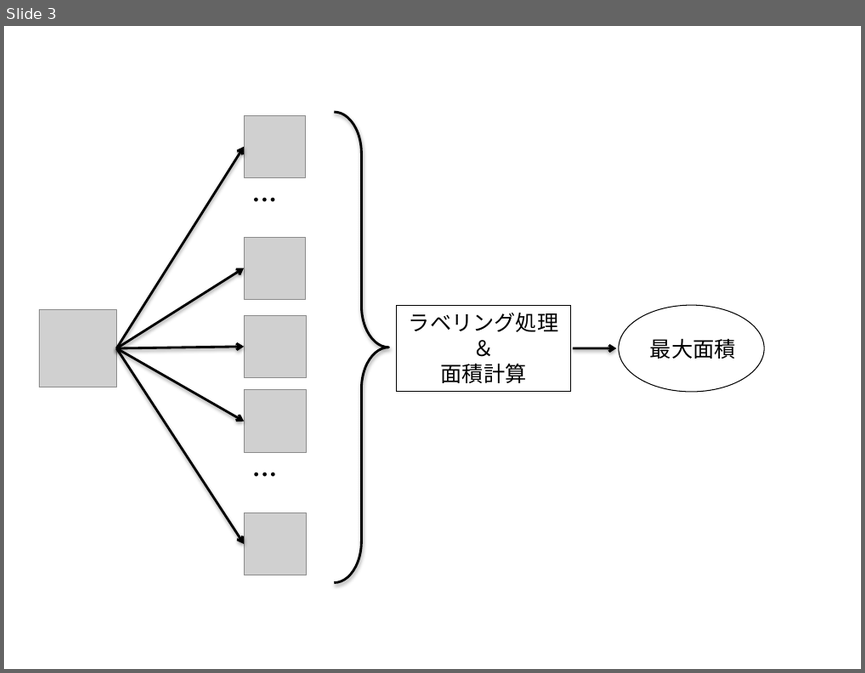
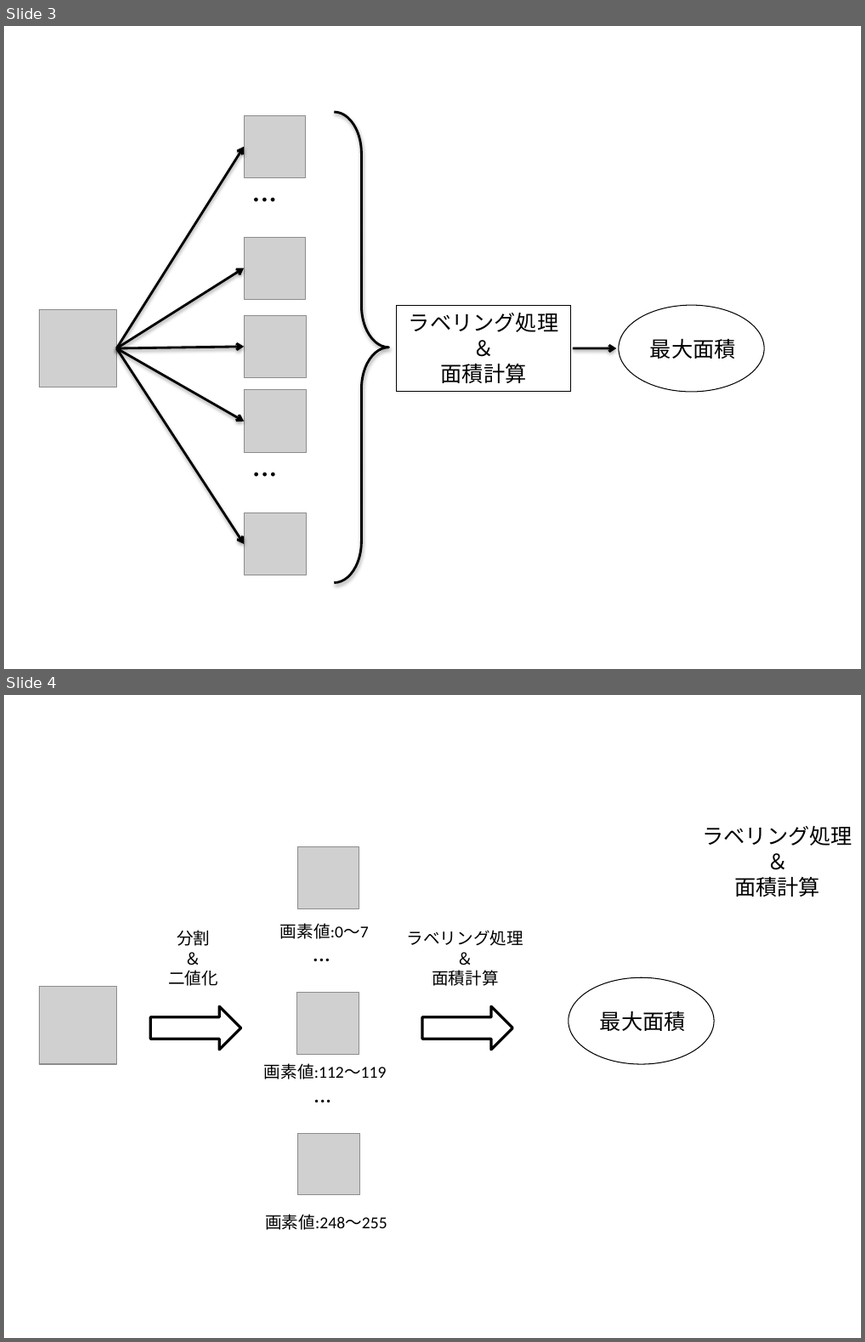
Before and after one commit to sakuna63/TestForCodingWithCostFunction, a slide deck: documents/AccademicMeating/draft/ 図形.pptx. Shown one above the other, each under a label of ours: slide 3 before the commit, slides 3 and 4 after it. The pictures are 865x673 and 865x1342 pixels, drawn with LibreOffice and Linux fonts; fonts in the diff are those of the drawing; grey boxes stand for pictures. Boxes give left, top, right and bottom in pixels: in the first picture for what was removed or moved away, otherwise in the second. Text is boxed around its words. In the diff, an @@ line names an element or a change of style, - is before the commit and + after.

```diff
--- a/documents/AccademicMeating/draft/ 図形.pptx
+++ b/documents/AccademicMeating/draft/ 図形.pptx
@@ slide 4 added at (x1=4, y1=695, x2=861, y2=1338), background #FFFFFF @@
@@ text added at (x1=702, y1=826, x2=851, y2=896), 18 pt, text #000000 @@
+ラベリング処理
+＆
+面積計算
@@ group added at (x1=39, y1=846, x2=715, y2=1230): 8 texts, 4 pictures, 2 right arrows, 1 ellipse @@
+最大面積
+…
+画素値:112〜119
+画素値:248〜255
+画素値:0〜7
+…
+分割
+＆
+二値化
+ラベリング処理
+＆
+面積計算
```
Also in this commit, not shown: 30 other files.
